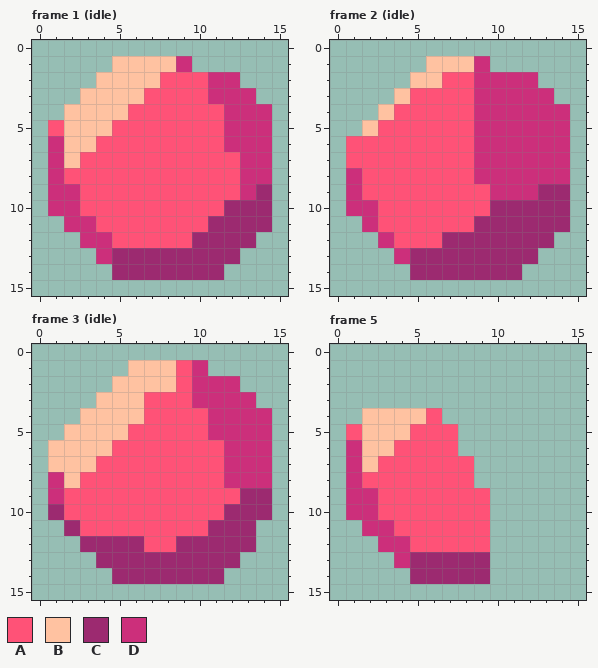
Pixel-art file, stored at Sprites/InteractableObjectSprites/JumpPeg.aseprite. The first picture shows the starting point.
16x16 pixels, 5 frames. Shown: frame 1 (idle), frame 2 (idle), frame 3 (idle), frame 5. The commit also changed other frames, which this record leaves out.
Palette (. is transparent): A #ff5277  B #ffc2a1  C #9c2a70  D #cc2f7b
Now the later version:
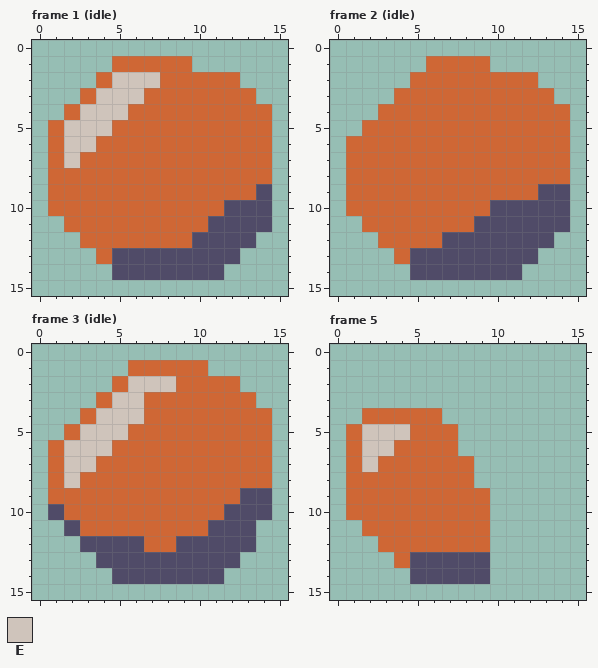
Colours new in this view: E #cfc4bb
Changes in this commit:
colour A: #ff5277 -> #cf6735
colour C: #9c2a70 -> #504b68
Changed rows in their new state; - is a pixel that keeps its letter.
Frame 1 (idle):
first column x 1:
 1 ----AAAAA-----
 2 ---AEEE---AA--
 3 --AEEE----AAA-
 4 -AEEE------AAA
 5 -EEE-------AAA
 6 AEE--------AAA
 7 AE----------AA
 8 A-----------AA
 9 AA----------A-
10 AA------------
11 -AA-----------
12 --AA----------
13 ---A----------
Frame 2 (idle):
first column x 1:
 1 -----AAAA-----
 2 ----AA--AAAA--
 3 ---A----AAAAA-
 4 --A-----AAAAAA
 5 -A------AAAAAA
 6 --------AAAAAA
 7 --------AAAAAA
 8 A-------AAAAAA
 9 A--------AAA--
10 AA------------
11 -A------------
12 --A-----------
13 ---A----------
Frame 3 (idle):
first column x 1:
 1 -----AAA-A----
 2 ----AEEE-AAA--
 3 ---AEE---AAAA-
 4 --AEEE----AAAA
 5 -AEEE-----AAAA
 6 AEEE-------AAA
 7 AEE--------AAA
 8 AE---------AAA
 9 A-------------
Frame 5:
first column x 1:
 4 -AAAA
 5 -EEE-
 6 AEE--
 7 AE---
 8 A----
 9 AA---
10 AA---
11 -AA--
12 --AA-
13 ---A-
Boxes around the changes in both pictures, in picture pixels (x1, y1, x2, y2):
changed: (48, 56, 272, 280)
changed: (346, 56, 570, 280)
changed: (48, 360, 272, 584)
changed: (346, 408, 490, 584)
